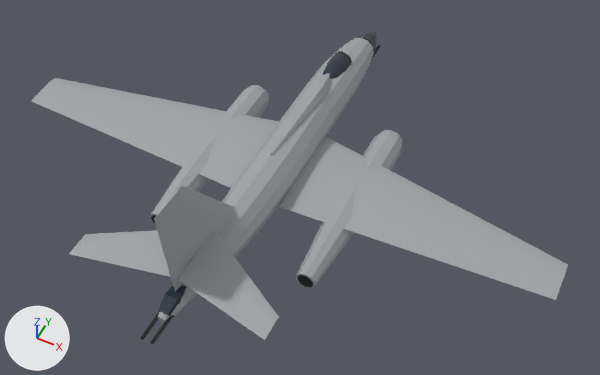
The glTF model media/il28.glb: old version first, new version second.
Before and after are seen from a 50 mm camera at (10.1, -19.2, 22.4) aimed at (1.3, -1.5, 0.3). The axes (+X, +Y, +Z) are drawn at lower left. The lights are the same throughout. The picture after the commit comes second. Where no turn or scale is listed for an object, it has been applied to the vertices. Vertices at exactly the same position are counted once.

Objects in the first picture: 'Aileron L', 'Aileron R', 'Dorsal Fairing', 'Elevator L', 'Elevator R', 'Exhaust R', 'Flap L', 'Flap R', 'Fuselage', 'Nacelles', 'Rudder', 'Stabilizer L', 'Stabilizer R', 'Vertical Fin', 'Wing L', 'Wing R' and 6 more.
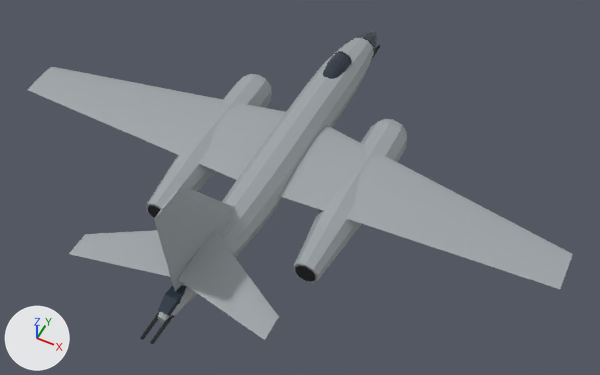
Diff of the bpy script that builds the scene:
```diff
--- a/media/il28.glb.py
+++ b/media/il28.glb.py
@@ me_exhaust_r @@
 # used by ob_exhaust_r; location = (0.0, 0.0, 0.0)
-me_exhaust_r.from_pydata(...)  # 20 vertices, 36 faces; spans x 2.665..3.235, y -4.42..-4.41, z -1.08..-0.48
+me_exhaust_r.from_pydata(...)  # 20 vertices, 36 faces; spans x 2.579..3.321, y -4.42..-4.41, z -0.73..0.05
+# me_exhaust_r part 1: the whole mesh is scaled about its middle by (1.3, 1, 1.3), then moved by (0.0, 0.0, 0.44)
 me_exhaust_r.materials.append(mat_ac_dark)
@@ me_nacelles @@
 # used by ob_nacelles; location = (0.0, 0.0, 0.0)
-me_nacelles.from_pydata(...)  # 80 vertices, 152 faces; spans x -3.54..3.54, y -4.4..3.2, z -1.39..-0.17
+me_nacelles.from_pydata(...)  # 80 vertices, 152 faces; spans x -3.71..3.71, y -4.4..3.2, z -1.14..0.46
+# me_nacelles part 2: the loose piece of 40 vertices spanning x -3.54..-2.36, y -4.4..3.2, z -1.39..-0.17 is scaled about its middle by (1.3, 1, 1.3), then moved by (0.0, 0.0, 0.44)
+# me_nacelles part 3: the loose piece of 40 vertices spanning x 2.36..3.54, y -4.4..3.2, z -1.39..-0.17 is scaled about its middle by (1.3, 1, 1.3), then moved by (0.0, 0.0, 0.44)
 me_nacelles.materials.append(mat_ac_base)
@@ me_wing_l @@
 # used by ob_wing_l; location = (0.0, 0.0, 0.0)
-me_wing_l.from_pydata(...)  # 106 vertices, 204 faces; spans x -10.73..-0.8, y -2.2..1.8, z -0.53..-0.13
+me_wing_l.from_pydata(...)  # 106 vertices, 204 faces; spans x -10.73..-0.8, y -2.2..1.8, z 0.07..0.47
+# me_wing_l part 4: the whole mesh is moved by (0.0, 0.0, 0.6)
 me_wing_l.materials.append(mat_ac_base)
@@ me_wing_r @@
 # used by ob_wing_r; location = (0.0, 0.0, 0.0)
-me_wing_r.from_pydata(...)  # 106 vertices, 204 faces; spans x 0.8..10.73, y -2.2..1.8, z -0.53..-0.13
+me_wing_r.from_pydata(...)  # 106 vertices, 204 faces; spans x 0.8..10.73, y -2.2..1.8, z 0.07..0.47
+# me_wing_r part 5: the whole mesh is moved by (0.0, 0.0, 0.6)
 me_wing_r.materials.append(mat_ac_base)
@@ ob_aileron_l @@
 ob_aileron_l = bpy.data.objects.new('Aileron L', me_aileron_l)
-ob_aileron_l.location = (-8.6, -1.3, -0.35)
+ob_aileron_l.location = (-8.6, -1.3, 0.25)
@@ ob_aileron_r @@
 ob_aileron_r = bpy.data.objects.new('Aileron R', me_aileron_r)
-ob_aileron_r.location = (8.6, -1.3, -0.35)
+ob_aileron_r.location = (8.6, -1.3, 0.25)
@@ ob_dorsal_fairing @@
-ob_dorsal_fairing = bpy.data.objects.new('Dorsal Fairing', me_dorsal_fairing)
-ob_dorsal_fairing.location = (0.0, 0.0, 0.0)
@@ ob_flap_l @@
 ob_flap_l = bpy.data.objects.new('Flap L', me_flap_l)
-ob_flap_l.location = (-3.83, -1.26, -0.35)
+ob_flap_l.location = (-3.83, -1.26, 0.25)
@@ ob_flap_r @@
 ob_flap_r = bpy.data.objects.new('Flap R', me_flap_r)
-ob_flap_r.location = (3.83, -1.26, -0.35)
+ob_flap_r.location = (3.83, -1.26, 0.25)
```

Boxes [x1, y1, x2, y2] around the edits, measured in the pictures (600 x 375 px; the box of a moved part takes in the faces that stretch with it):
'Wing R', moved
    before: [279, 137, 568, 300]
    after: [279, 126, 573, 289]
'Wing L', moved
    before: [32, 78, 278, 188]
    after: [28, 67, 286, 180]
'Nacelles', reshaped
    before: [150, 85, 402, 288]
    after: [146, 74, 407, 283]
'Flap R', moved
    before: [294, 193, 432, 256]
    after: [294, 182, 434, 245]
'Flap L', moved
    before: [120, 128, 238, 186]
    after: [117, 117, 237, 175]
'Aileron R', moved
    before: [445, 249, 544, 295]
    after: [447, 238, 548, 284]
'Aileron L', moved
    before: [41, 99, 114, 133]
    after: [37, 87, 112, 122]
'Dorsal Fairing', deleted
    before: [270, 73, 330, 156]
'Exhaust R', moved, rescaled (31% wider, 31% taller)
    before: [298, 275, 313, 287]
    after: [295, 266, 315, 282]
part 2 of me_nacelles, moved or reshaped
    before: [150, 85, 269, 225]
    after: [146, 74, 272, 218]
part 3 of me_nacelles, moved or reshaped
    before: [296, 130, 402, 288]
    after: [294, 119, 407, 283]
